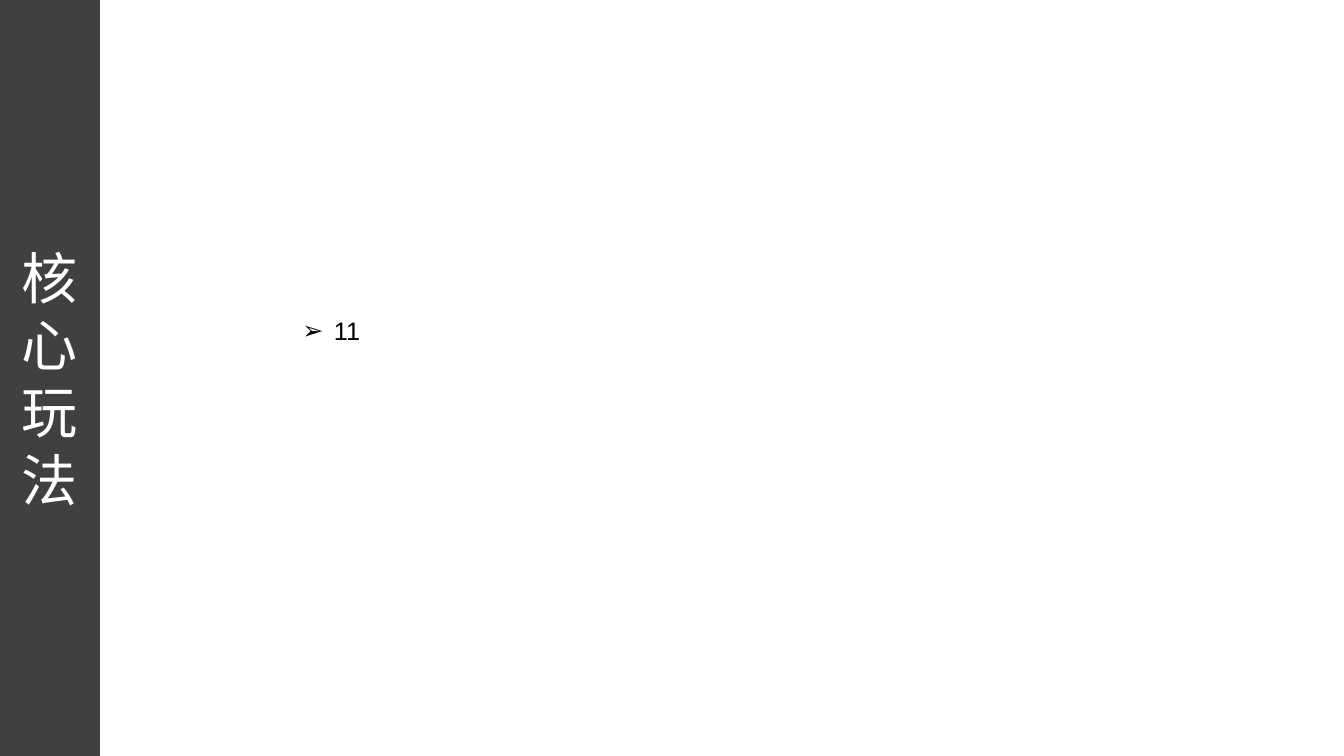
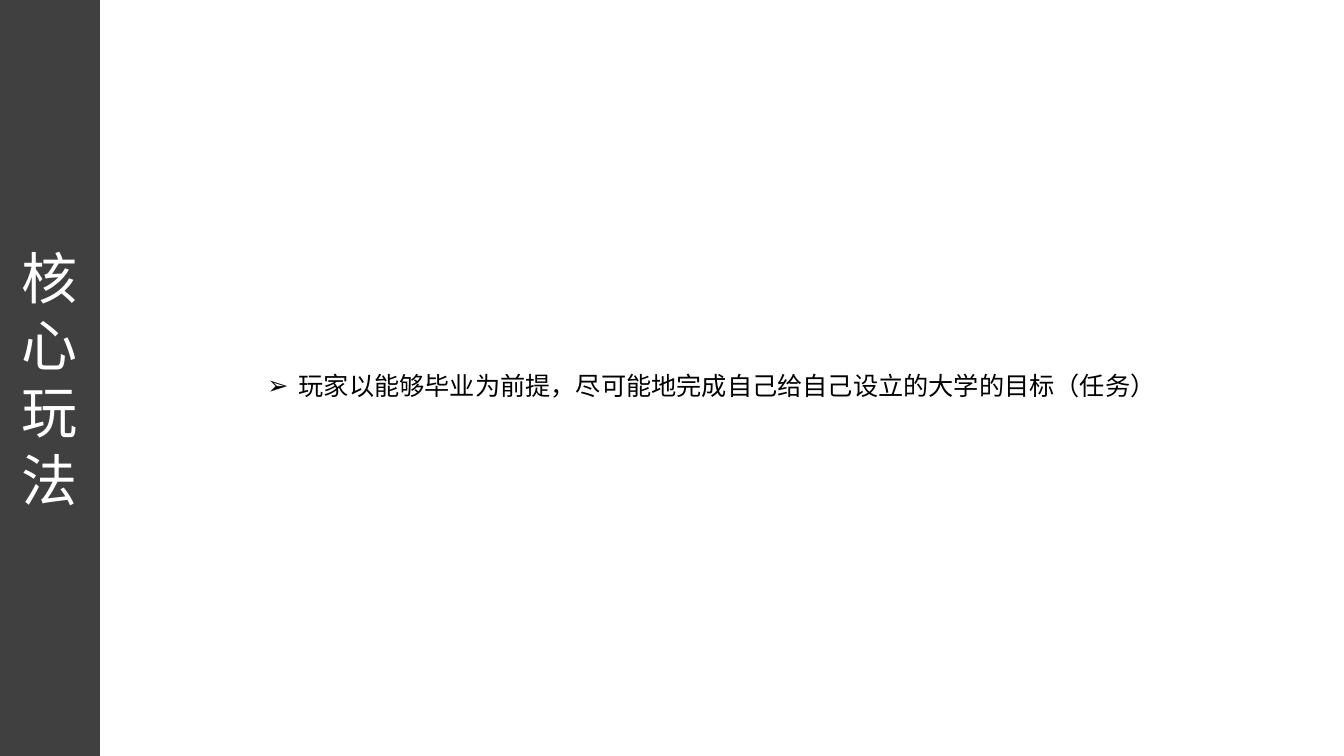
Before and after one commit to ThreePeopleGame/Death, a slide deck: slide 4 of Share/每周命题游戏设计/李硕/毕业.pptx. Drawn at 1344x756 pixels with LibreOffice and Linux fonts; fonts in the diff are those of the drawing. Boxes give left, top, right and bottom in pixels: in the first picture for what was removed or moved away, otherwise in the second. Text is boxed around its words. In the diff, an @@ line names an element or a change of style, - is before the commit and + after.

Commit message:
毕业
毕业

```diff
--- a/Share/每周命题游戏设计/李硕/毕业.pptx
+++ b/Share/每周命题游戏设计/李硕/毕业.pptx
@@ text at bbox=[299, 373, 1156, 398]: text changed @@
-➢ 11
+➢ 玩家以能够毕业为前提，尽可能地完成自己给自己设立的大学的目标（任务）
```
Also in this commit, not shown: 3 other slides changed.
